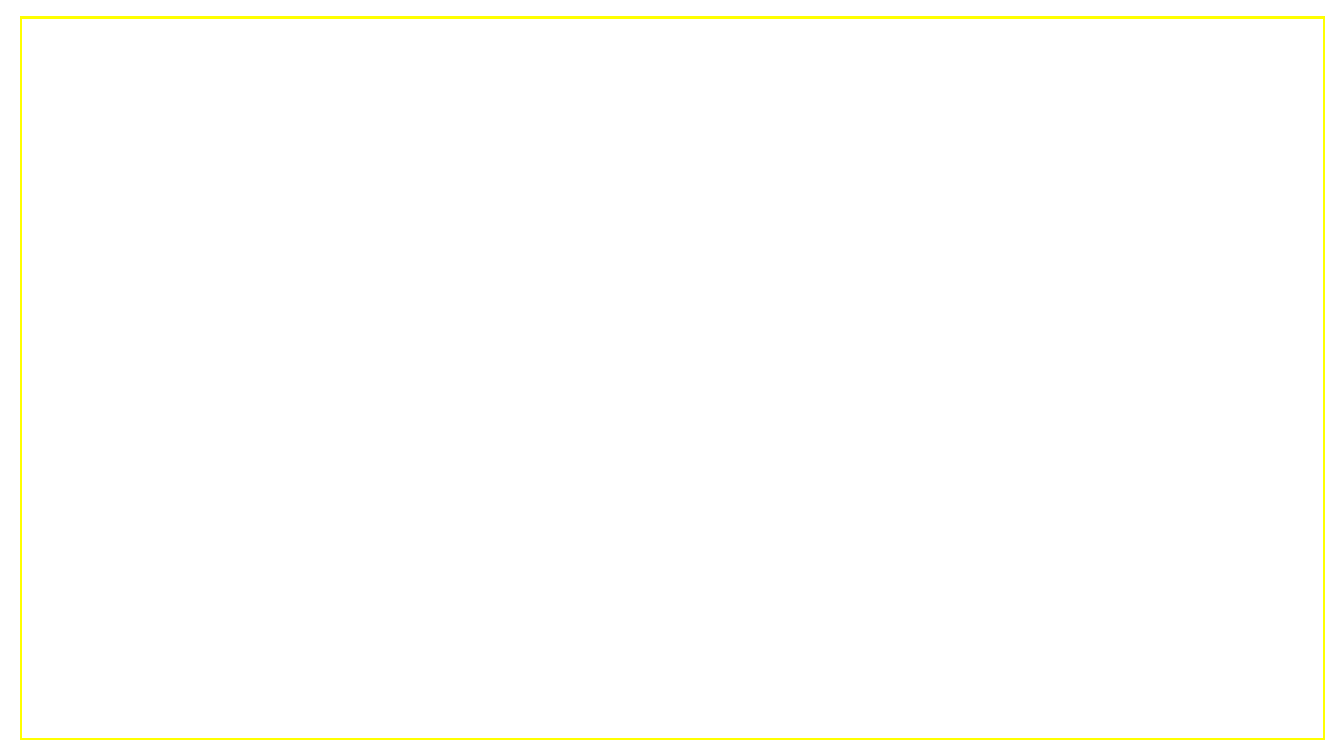
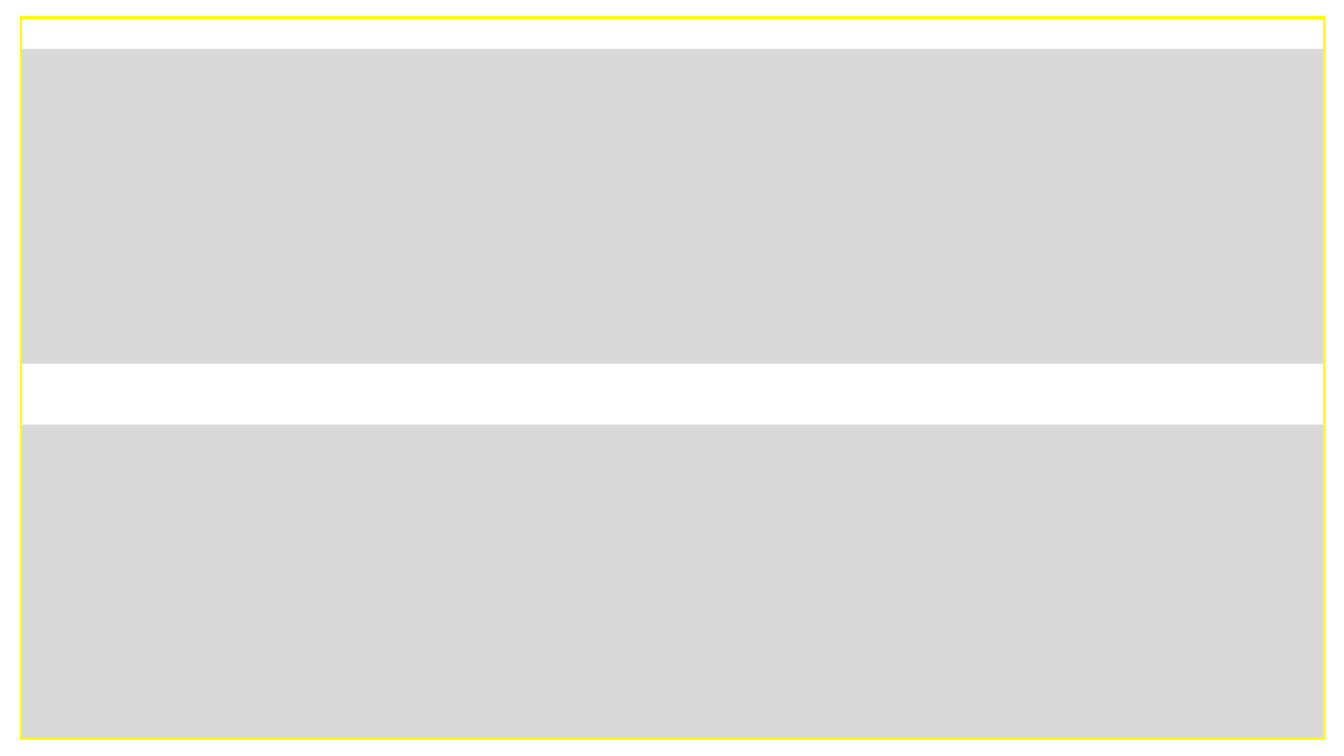
Before and after one commit to hjs0913/GameDesign, a slide deck: slide 5 of 포트폴리오_ppt/게임기획_홍진선_포트폴리오.pptx (slide 9 before the commit). Drawn at 1344x756 pixels with LibreOffice and Linux fonts; fonts in the diff are those of the drawing. Boxes give left, top, right and bottom in pixels: in the first picture for what was removed or moved away, otherwise in the second. Text is boxed around its words. In the diff, an @@ line names an element or a change of style, - is before the commit and + after.

```diff
--- a/포트폴리오_ppt/게임기획_홍진선_포트폴리오.pptx
+++ b/포트폴리오_ppt/게임기획_홍진선_포트폴리오.pptx
@@ rectangle added at (21, 49, 1323, 364), fill #D9D9D9 @@
@@ rectangle added at (21, 424, 1323, 739), fill #D9D9D9 @@
```
Also in this commit, not shown: 2 other slides changed, 1 slide added, 5 slides removed, 3 other files.
